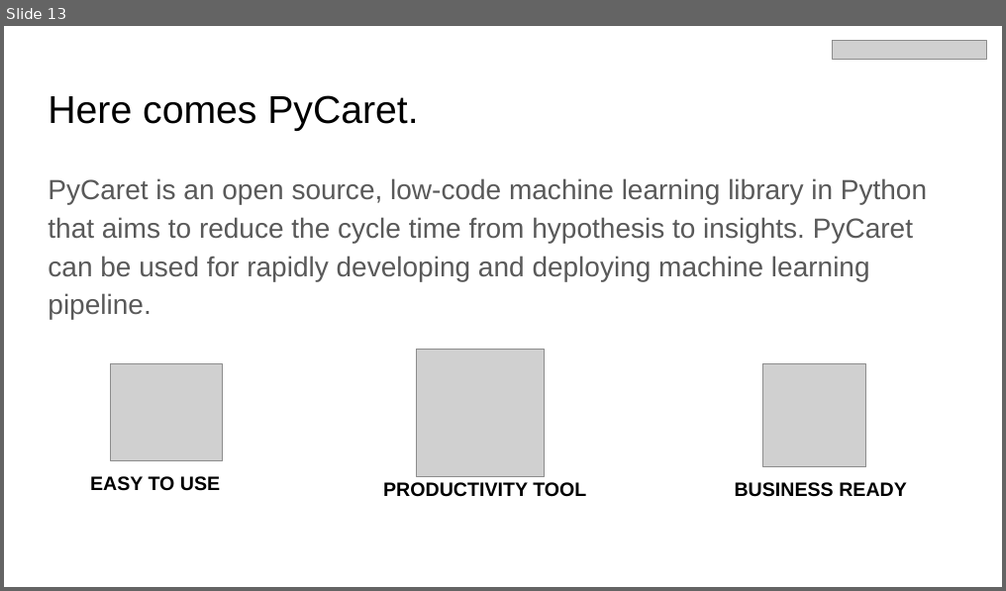
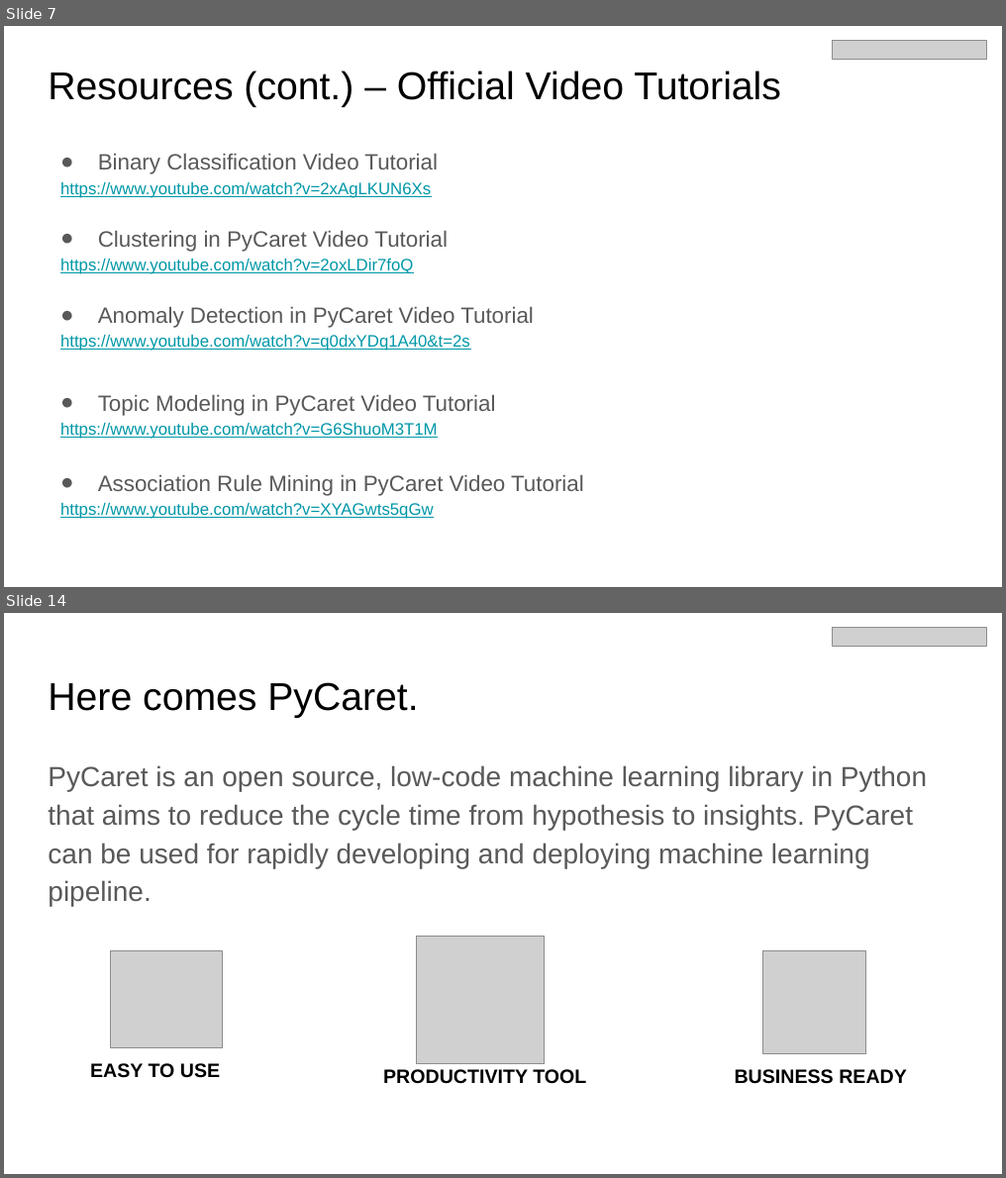
Before and after one commit to pycaret/pycaret-demo-dataraction, a slide deck: Introducing PyCaret - June 1 2020.pptx. Shown one above the other, each under a label of ours: slide 13 before the commit, slides 7 and 14 after it; the slides between them are not shown. The pictures are 1006x591 and 1006x1178 pixels, drawn with LibreOffice and Linux fonts; fonts in the diff are those of the drawing; grey boxes stand for pictures. Boxes give left, top, right and bottom in pixels: in the first picture for what was removed or moved away, otherwise in the second. Text is boxed around its words. In the diff, an @@ line names an element or a change of style, - is before the commit and + after.

```diff
--- a/Introducing PyCaret - June 1 2020.pptx
+++ b/Introducing PyCaret - June 1 2020.pptx
@@ slide 7 added at bbox=[4, 26, 1002, 587], background #FFFFFF @@
@@ picture added at bbox=[833, 40, 987, 59] @@
@@ title added at bbox=[48, 71, 781, 107], 28 pt, text #000000 @@
+Resources (cont.) – Official Video Tutorials
@@ text added at bbox=[60, 154, 584, 519], 12 pt, text #0097A7, underline @@
+● Binary Classification Video Tutorial
+https://www.youtube.com/watch?v=2xAgLKUN6Xs
+● Clustering in PyCaret Video Tutorial
+https://www.youtube.com/watch?v=2oxLDir7foQ
+● Anomaly Detection in PyCaret Video Tutorial
+https://www.youtube.com/watch?v=q0dxYDq1A40&t=2s
+● Topic Modeling in PyCaret Video Tutorial
+https://www.youtube.com/watch?v=G6ShuoM3T1M
+● Association Rule Mining in PyCaret Video Tutorial
+https://www.youtube.com/watch?v=XYAGwts5qGw
@@ what was slide 13 is now slide 14 @@
```
Also in this commit, not shown: 13 slides changed, 1 other slide added, 1 slide removed.
